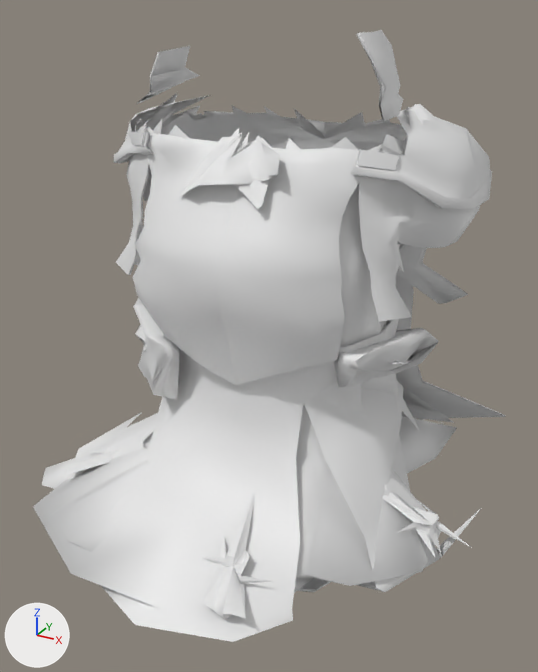
An edit to the FBX model Assets/Resources/Models/Equip/Mistica_Armadura.fbx, drawn before and after from the same camera.
Rendered twice from a camera (50 mm lens) standing at (0.552, -1.073, 1.643) and looking at (0.018, -0.103, 1.158). The lights are fixed; the arrows at lower left show +X, +Y and +Z. The first picture is the older version. Where no turn or scale is listed for an object, it has been applied to the vertices. Vertices at exactly the same position are counted once.

Objects in the first picture: 'Piece'.
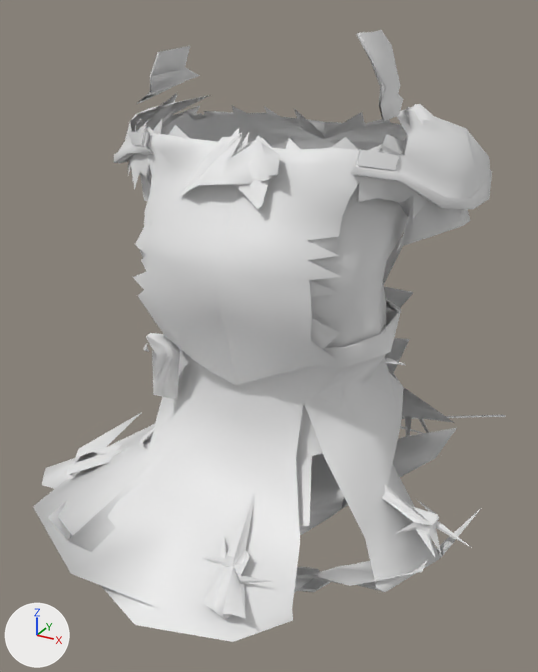
Where the change shows, as pixel boxes [x1, y1, x2, y2] in the pictures (538 x 672 px):
part 1 of me_piece_001, deleted
    before: [334, 328, 439, 387]
part 2 of me_piece_001, deleted
    before: [76, 166, 158, 462]
part 3 of me_piece_001, deleted
    before: [308, 198, 506, 586]

What changed in the scene script:
```text
Change me_piece_001:
    used by ob_piece; location = (0.0, 0.0, 0.0)
    remove me_piece_001.from_pydata(...)  # 1937 vertices, 3208 faces; spans x -0.365..0.392, y -0.474..0.314, z 0.798..1.617
    add me_piece_001.from_pydata(...)  # 1645 vertices, 2509 faces; spans x -0.365..0.392, y -0.474..0.314, z 0.798..1.617
    me_piece_001 part 1: the loose piece of 46 vertices spanning x 0.153..0.275, y -0.178..-0.023, z 1.121..1.191 is deleted
    me_piece_001 part 2: 133 vertices removed from x -0.31..-0.145, y -0.199..0.135, z 0.906..1.387
    me_piece_001 part 3: 113 vertices removed from x 0.145..0.334, y -0.184..0.154, z 0.904..1.385
```
